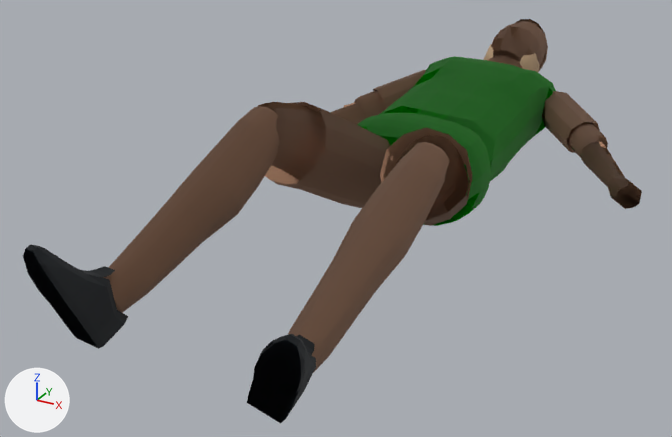
The glTF model tools/gf_exporter/output/avatars/street_footballer.glb as it was, and as the next commit left it.
Before and after are seen from a camera (50 mm lens) standing at (0.818, -1.794, 0.806) and looking at (-0.096, -0.133, -0.024). Arrows for +X, +Y and +Z are at lower left; the lights stay in place. The picture after the commit comes second. Where no turn or scale is listed for an object, it has been applied to the vertices. Vertices at exactly the same position are counted once.

Names of what the first picture shows: 'body', 'left_ankle', 'left_elbow', 'left_knee', 'left_shoulder', 'left_thigh', 'middle', 'neck', 'right_ankle', 'right_knee', 'right_shoulder', 'right_thigh' and 2 more.
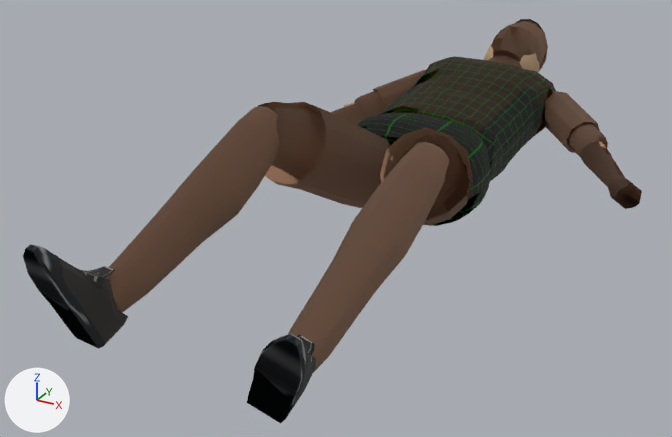
What the commit changed:
me_mesh_body has 256 vertices, 508 faces and spans x -0.175..0.174, y -0.057..0.226, z -0.114..0.107.
me_mesh_body is used by ob_body; location (0.0, 0.0, 0.052).
me_mesh_body part 1: 508 kept faces spanning x -0.175..0.174, y -0.057..0.226, z -0.114..0.107 get new texture (UV) coordinates.
me_mesh_middle has 192 vertices, 380 faces and spans x -0.189..0.189, y -0.078..0.506, z -0.093..0.138.
me_mesh_middle is used by ob_middle; location (0.0, 0.145, 0.061).
me_mesh_middle part 2: 380 kept faces spanning x -0.189..0.189, y -0.078..0.506, z -0.093..0.138 get new texture (UV) coordinates.
me_mesh_left_ankle has 72 vertices, 126 faces and spans x -0.061..0.075, y -0.144..-0.001, z -0.11..0.097.
me_mesh_left_ankle is used by ob_left_ankle; location (0.18, -0.729, 0.055).
me_mesh_left_ankle part 3: 126 kept faces spanning x -0.061..0.075, y -0.144..-0.001, z -0.11..0.097 get new texture (UV) coordinates.
me_mesh_right_ankle has 72 vertices, 126 faces and spans x -0.054..0.033, y -0.151..0.005, z -0.113..0.101.
me_mesh_right_ankle is used by ob_right_ankle; location (-0.185, -0.75, 0.096).
me_mesh_right_ankle part 4: 126 kept faces spanning x -0.054..0.033, y -0.151..0.005, z -0.113..0.101 get new texture (UV) coordinates.

Where the change shows, as pixel boxes (x1, y1, x2, y2) in the pictures (672 x 437 px):
part 1 of me_mesh_body, surface changed (green to black): (357, 113, 491, 226) in both
part 2 of me_mesh_middle, surface changed: (379, 56, 556, 181) in both
part 3 of me_mesh_left_ankle, surface changed (lighter): (254, 334, 315, 408) in both
part 4 of me_mesh_right_ankle, surface changed: (23, 245, 127, 344) in both
